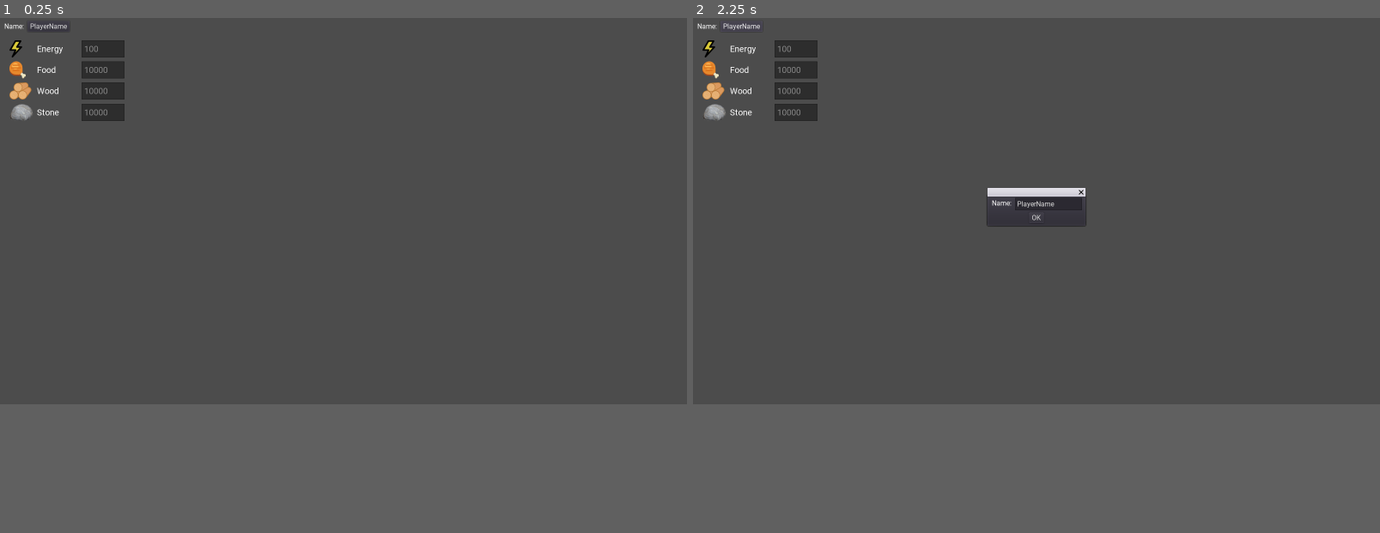
Above: before the commit, frames 1-2 (left to right).
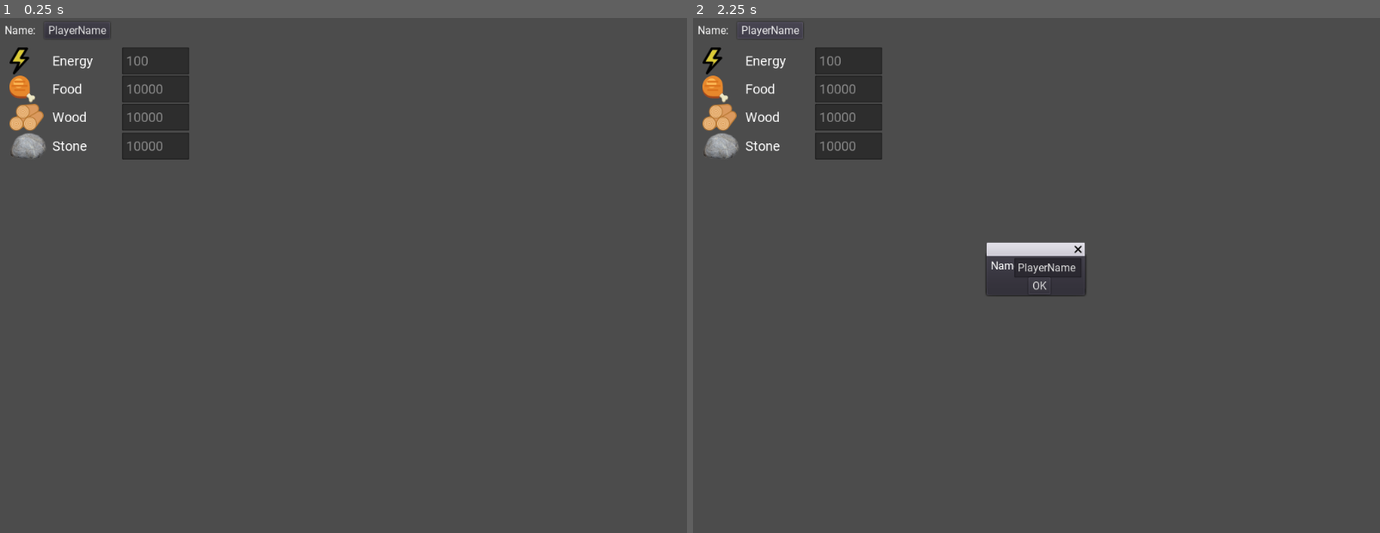
Above: after the commit, the same moments.

Repository: radubolovan/Godot-Database-Manager
Game: Godot game, scene res://examples/db_test.tscn
Same seed, same stepped clock (60 frames per second), same inputs: the game is played once before the commit and once after it.
Inputs:
- Up to frame 1 (0.25 s): no input
- Up to frame 2 (2.25 s): click "PlayerName" at 0.5 s; click "OK" at 1.25 s; click "PlayerName" at 2 s
The window is 800x450 before the commit and 800x600 after it. Grey fills any space a smaller window leaves; there, only what the larger window draws over its background counts as a difference.

The runs differ from the first frame. In frame 1, 3.7% of the frame differs, in the area x 0-28%, y 1-28%; in frame 2, 5.5%, in the area x 0-58%, y 0-54%.

Commit message:
Resize the main test scene

Diff:
--- a/examples/db_test.tscn
+++ b/examples/db_test.tscn
@@ -28,16 +28,16 @@
 }
 
 [node name="player_name_btn" type="Button" parent="."]
-anchor_left = 0.04
-anchor_top = 0.008
-anchor_right = 0.101
-anchor_bottom = 0.036
+anchor_left = 0.0644531
+anchor_top = 0.00807292
+anchor_right = 0.153906
+anchor_bottom = 0.0408854
 margin_top = -0.2
 margin_right = 0.399994
 margin_bottom = -0.400002
 custom_fonts/font = ExtResource( 2 )
 __meta__ = {
-"_edit_use_anchors_": false
+"_edit_use_anchors_": true
 }
 
 [node name="edit_player_dlg" type="WindowDialog" parent="."]
--- a/project.godot
+++ b/project.godot
@@ -190,8 +190,7 @@
 
 [display]
 
-window/size/width=1600
-window/size/height=900
+window/size/height=768
 
 [editor_plugins]
 
